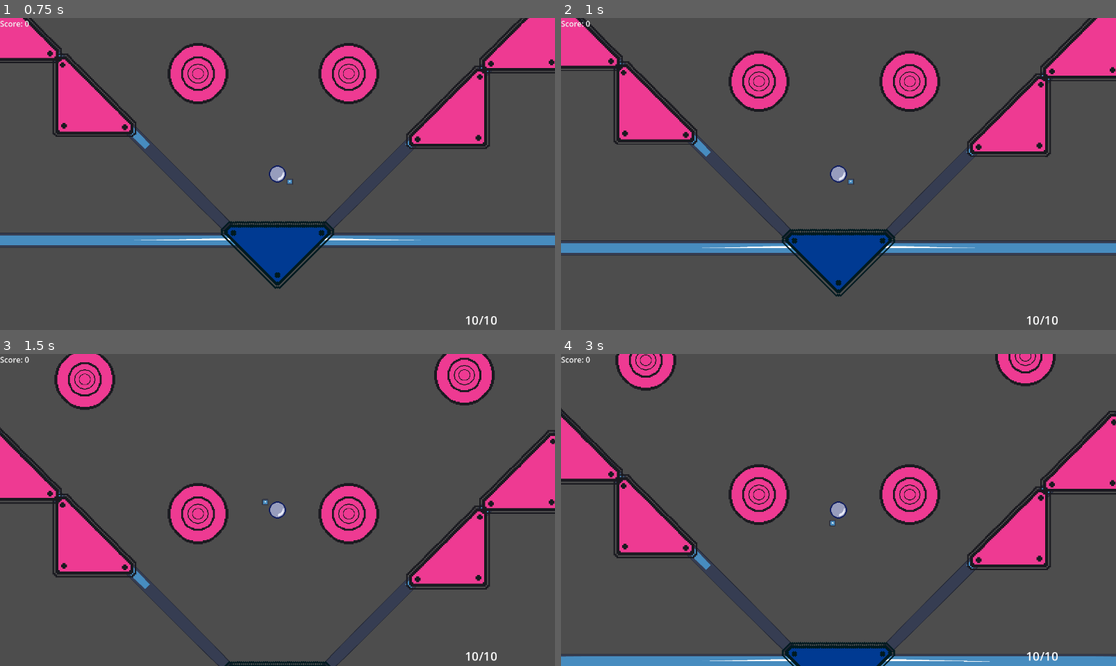
Above: before the commit, frames 1-4 (two rows, left to right).
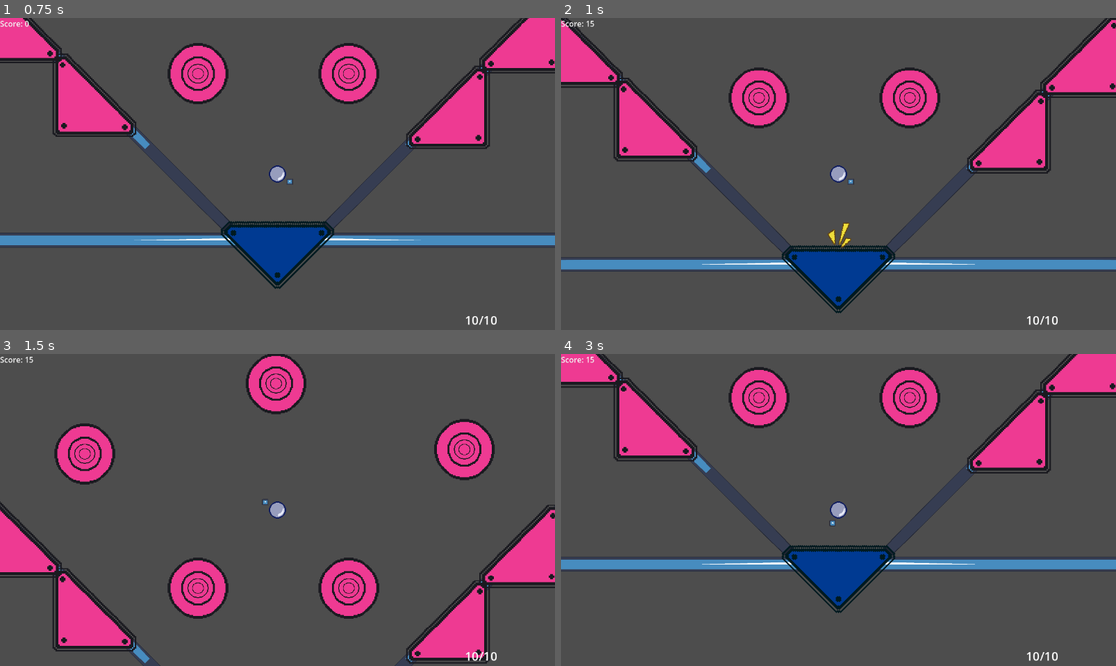
Above: after the commit, the same moments.

Repository: HjalteTagmose/Winball
Game: Godot game, scene res://scenes/main.tscn
The game is run twice, just before and just after one commit, with the same random seed, the same clock (stepped at 60 frames per second) and the same inputs. The engine's default icon, where the game draws it, is replaced by a stand-in: a white triangle on a blue panel in a dark square.
Inputs (mouse positions are in pixels of both pictures, inside the frame that each line leads up to):
- Up to frame 1 (0.75 s): tap Enter (ui_accept) at 0.5 s; move the mouse to (510, 320) at 0.52 s; tap S (aim_down) at 0.6 s
- Up to frame 2 (1 s): tap Enter (ui_accept) at 0.77 s
- Up to frame 3 (1.5 s): move the mouse to (49, 363) at 1.27 s; tap A (aim_left) at 1.35 s
- Up to frame 4 (3 s): tap Enter (ui_accept) at 1.52 s; move the mouse to (894, 441) at 2.02 s; tap D (aim_right) at 2.1 s; move the mouse to (810, 572) at 2.77 s; tap W (aim_up) at 2.85 s

Frame 1 is identical in both runs. In frame 2, 19% of the frame differs, in the area x 0-100%, y 0-95%; in frame 3, 32%; in frame 4, 34%, in the area x 0-100%, y 0-100%.

Commit message:
changed to physic process

Diff:
--- a/prefabs/Rooms/starting_room.tscn
+++ b/prefabs/Rooms/starting_room.tscn
@@ -278,27 +278,36 @@
 
 [node name="AmmoBumper" parent="." instance=ExtResource("12_sjl2v")]
 position = Vector2(148, -346)
+Power = 50.0
 
 [node name="AmmoBumper4" parent="." instance=ExtResource("12_sjl2v")]
 position = Vector2(-165, -346)
+Power = 50.0
 
 [node name="AmmoBumper5" parent="." instance=ExtResource("12_sjl2v")]
 position = Vector2(388, -634)
+Power = 50.0
 
 [node name="AmmoBumper9" parent="." instance=ExtResource("12_sjl2v")]
 position = Vector2(-400, -625)
+Power = 50.0
 
 [node name="AmmoBumper11" parent="." instance=ExtResource("12_sjl2v")]
 position = Vector2(-317, -1017)
+Power = 50.0
 
 [node name="AmmoBumper12" parent="." instance=ExtResource("12_sjl2v")]
 position = Vector2(314, -1019)
+Power = 50.0
 
 [node name="AmmoBumper10" parent="." instance=ExtResource("12_sjl2v")]
 position = Vector2(-456, -1412)
+Power = 50.0
 
 [node name="AmmoBumper13" parent="." instance=ExtResource("12_sjl2v")]
 position = Vector2(478, -1415)
+Power = 50.0
 
 [node name="AmmoBumper8" parent="." instance=ExtResource("12_sjl2v")]
 position = Vector2(-3, -771)
+Power = 50.0
--- a/scripts/Map props/Bumper.gd
+++ b/scripts/Map props/Bumper.gd
@@ -19,7 +19,7 @@
 	AudioPlayer.stream = SoundOnHIt
 	timesHit = 0
 
-func _process(delta):
+func _physics_process(delta: float) -> void:
 
 	if currentFrame == Engine.get_physics_frames():
 		return
Not shown: 1 places in prefabs/Rooms/starting_room.tscn that only renumber resources
